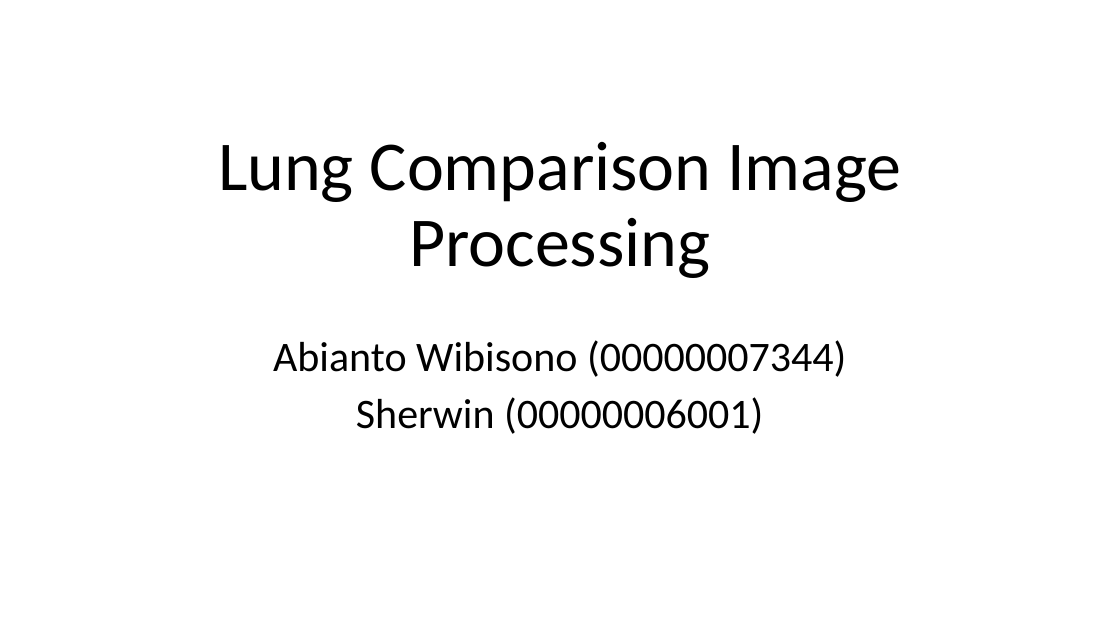
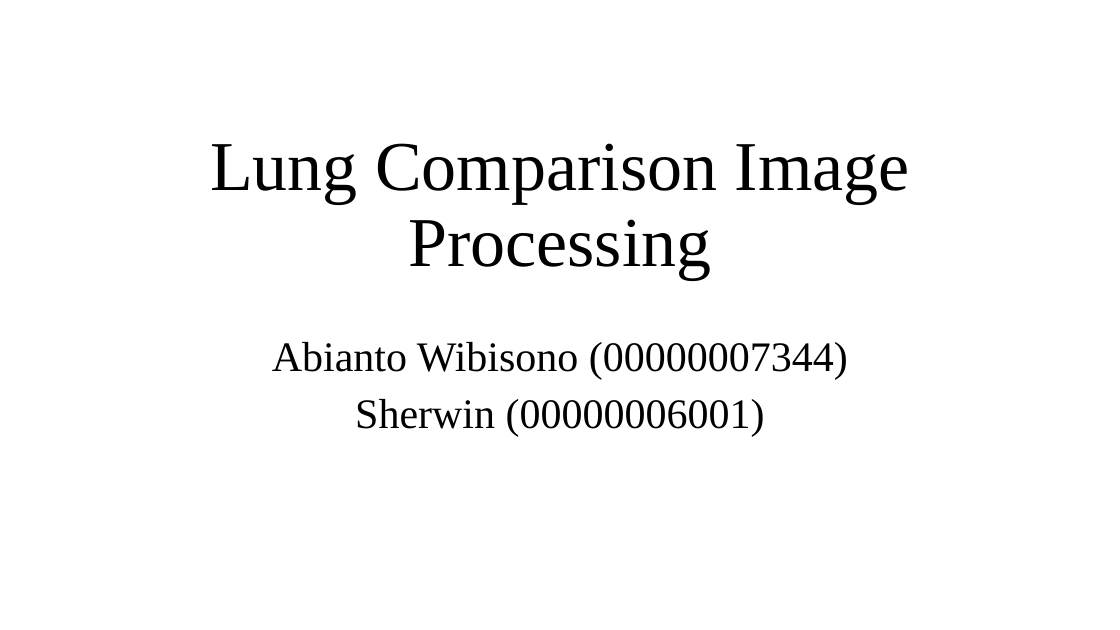
Before and after one commit to AbiantoW/Lung-Comparation-Image-Processing, a slide deck: slide 1 of Lung Comparison Image Processing.pptx. Drawn at 1120x630 pixels with LibreOffice and Linux fonts; fonts in the diff are those of the drawing; background and template pictures are left out. Boxes give left, top, right and bottom in pixels: in the first picture for what was removed or moved away, otherwise in the second. Text is boxed around its words. In the diff, an @@ line names an element or a change of style, - is before the commit and + after.

```diff
--- a/Lung Comparison Image Processing.pptx
+++ b/Lung Comparison Image Processing.pptx
@@ title "Lung Comparison Image Processing" at (210, 143, 910, 280): font Calibri to Times New Roman @@
@@ subtitle "Abianto Wibisono (00000007344)" at (272, 342, 848, 436): font Calibri to Times New Roman @@
```
Also in this commit, not shown: 3 other slides changed, 2 slides added.
